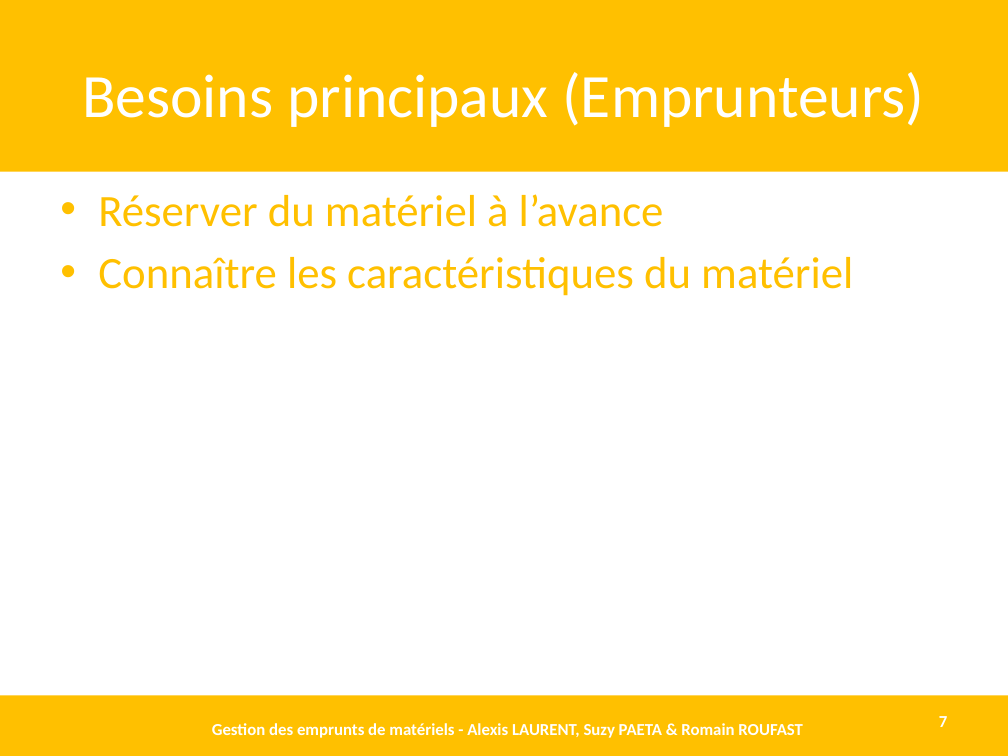
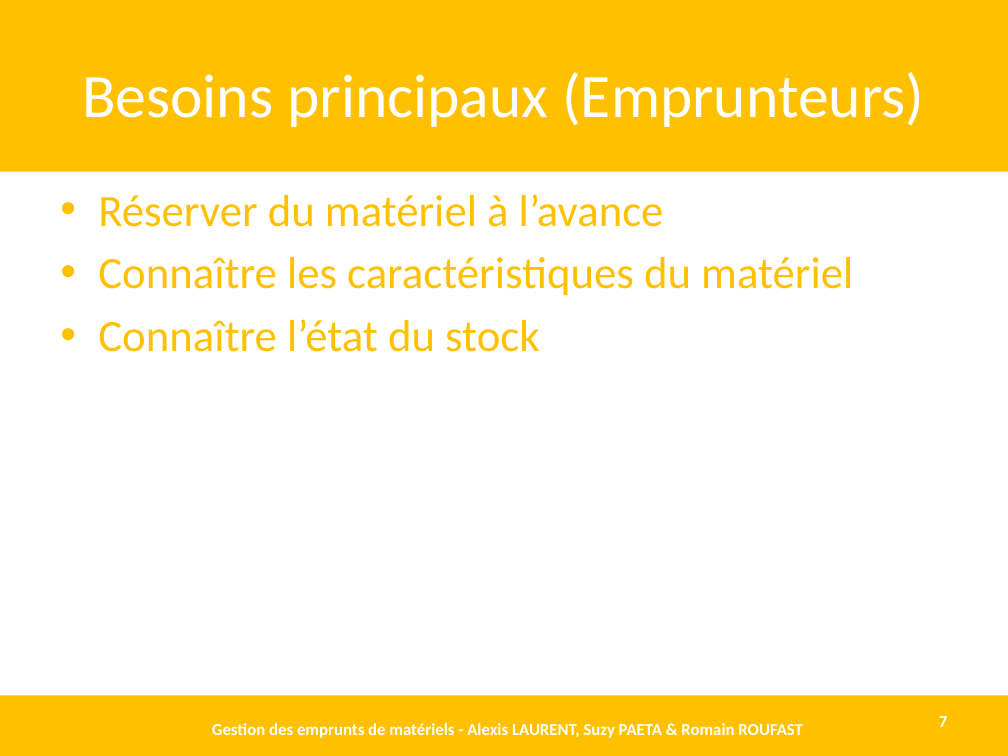
Before and after one commit to AlexisLaurent/Gestion_des_Emprunts, a slide deck: slide 7 of Livrables/D1.3 - DEF.pptx. Drawn at 1008x756 pixels with LibreOffice and Linux fonts; fonts in the diff are those of the drawing. Boxes give left, top, right and bottom in pixels: in the first picture for what was removed or moved away, otherwise in the second. Text is boxed around its words. In the diff, an @@ line names an element or a change of style, - is before the commit and + after.

```diff
--- a/Livrables/D1.3 - DEF.pptx
+++ b/Livrables/D1.3 - DEF.pptx
@@ text at box(98, 319, 539, 352): paragraph added @@
+• Connaître l’état du stock
```
Also in this commit, not shown: 5 other slides changed, 7 slides added, 3 other files.
